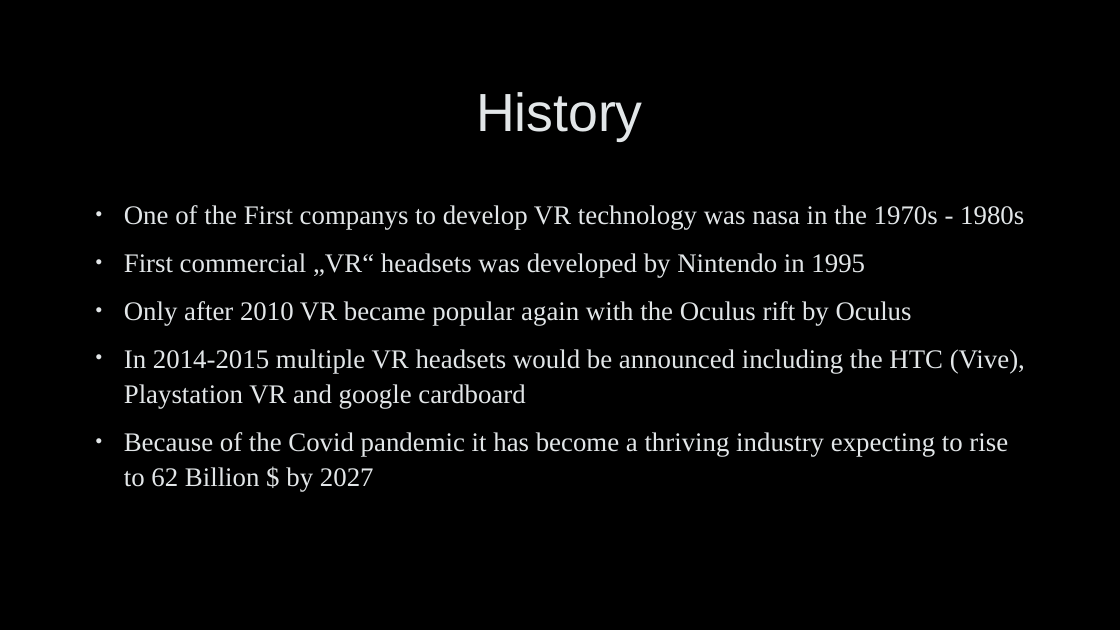
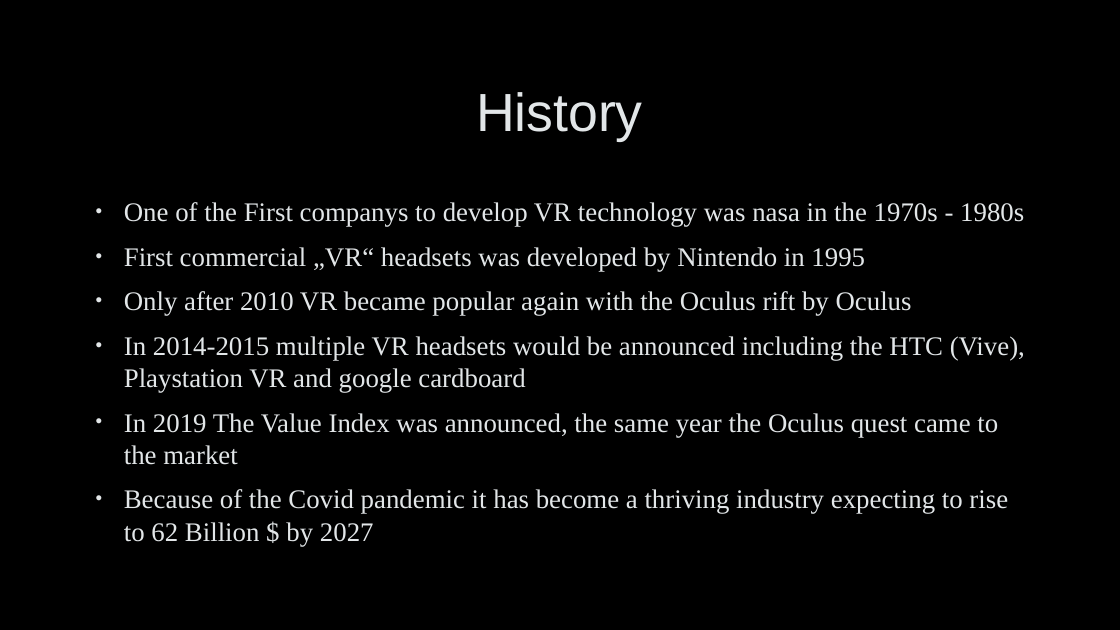
Before and after one commit to Vincent-Luca/school, a slide deck: slide 4 of english/ppp/VR english ppp.pptx. Drawn at 1120x630 pixels with LibreOffice and Linux fonts; fonts in the diff are those of the drawing; background and template pictures are left out. Boxes give left, top, right and bottom in pixels: in the first picture for what was removed or moved away, otherwise in the second. Text is boxed around its words. In the diff, an @@ line names an element or a change of style, - is before the commit and + after.

```diff
--- a/english/ppp/VR english ppp.pptx
+++ b/english/ppp/VR english ppp.pptx
@@ text at bbox=[124, 202, 1025, 546]: line spacing 1.1 to 1 @@
@@ text at bbox=[124, 413, 998, 465]: paragraph added @@
+• In 2019 The Value Index was announced, the same year the Oculus quest came to the market
```
Also in this commit, not shown: 1 other slide changed, 1 slide added.
